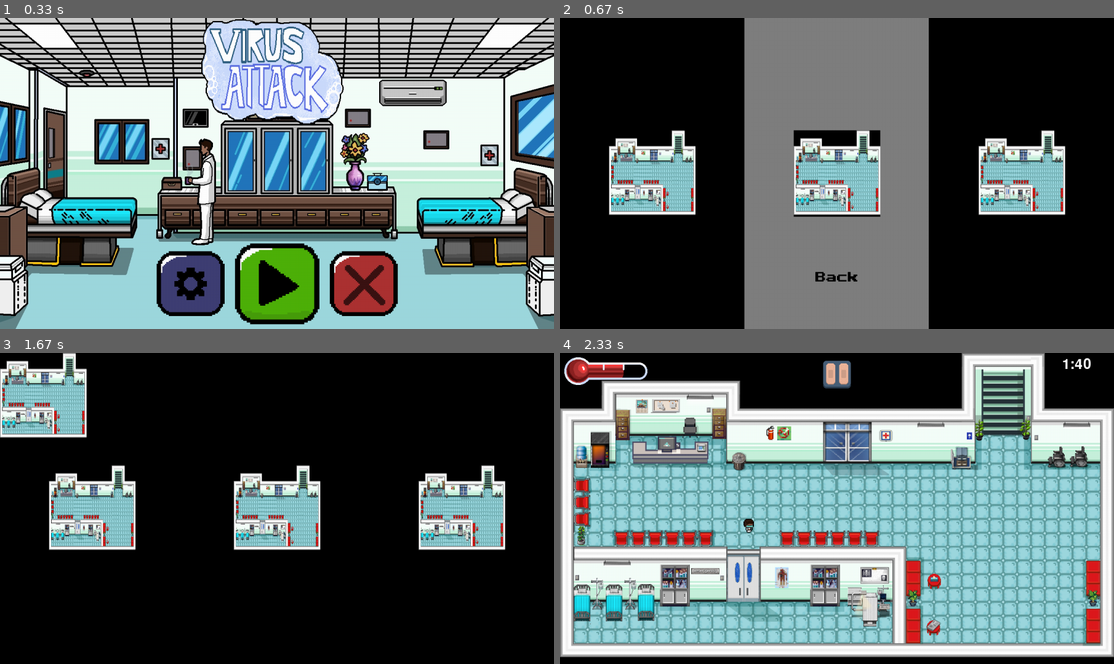
Above: before the commit, frames 1-4 (two rows, left to right).
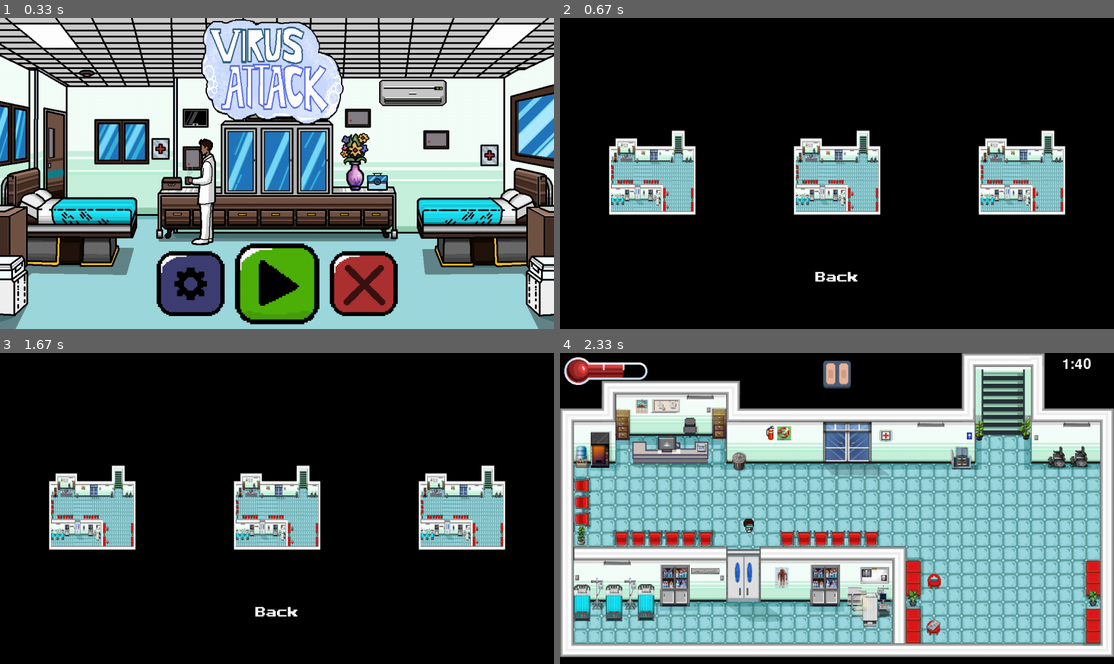
Above: after the commit, the same moments.

Repository: patomax31/Virus-Attack
Game: pygame game, started from main.py
Same seed, same stepped clock (60 frames per second), same inputs: the game is played once before the commit and once after it.
Inputs (mouse positions are in pixels of both pictures, inside the frame that each line leads up to):
- Up to frame 1 (0.33 s): no input
- Up to frame 2 (0.67 s): click (837, 279) at 0.38 s
- Up to frame 3 (1.67 s): click (94, 508) at 0.72 s; tap Esc at 1 s; hold P from 1.33 s (still down); tap Z at 1.4 s
- Up to frame 4 (2.33 s): tap Z at 1.7, 2.23 s; release P at 1.8 s; click (654, 508) at 1.88 s; hold D from 2.17 s (still down)

Frame 1 is identical in both runs. In frame 2, 29% of the frame differs, in the area x 33-67%, y 0-100%; in frame 3, 3.9%; in frame 4, nothing differs.

Commit message:
Refactorizacion

Diff:
--- a/lv_1.py
+++ b/lv_1.py
@@ -70,11 +70,11 @@
         overlay.fill((0, 0, 0))
         overlay.set_alpha(128)
         self.screen.blit(overlay, (0, 0))
+        pygame.display.flip()
 
     def update(self):
         if not self.paused:
             elapsed_time = (pygame.time.get_ticks() - self.start_time) // 1000
-
         else:
             self.start_time = pygame.time.get_ticks() - (elapsed_time * 1000)
         self.time_left = max(0, 100 - elapsed_time)
@@ -90,6 +90,8 @@
                     self.paused = not self.paused
                     if self.paused:
                         self.draw_overlay()
+                    else:
+                        self.redraw_screen()
 
             elif event.type == pygame.KEYDOWN:
                 if not self.paused:
@@ -111,10 +113,6 @@
                     self.paused = not self.paused
                     if self.paused:
                         self.draw_overlay()
-
-                if event.key == pygame.K_p and self.paused:
-                    self.state_manager.set_state("levels")
-                    self.reset_game_state()
 
         keys = pygame.key.get_pressed()
         if not self.paused:
@@ -149,6 +147,10 @@
                         elif event.key == pygame.K_p:
                             self.paused = not self.paused
                             self.reset_game_state()
+
+                            self.screen.fill((0, 0, 0))
+                            pygame.display.flip()
+
                             self.state_manager.set_state("levels")
                 self.clock.tick(60)
                 continue
@@ -163,7 +165,10 @@
         self.timer = tiempo()
         self.start_time = pygame.time.get_ticks()
         self.time_left = 100
+        self.obstacles = []
         self.all_bubbles.empty()
+        self.screen.fill((0, 0, 0))  # Limpiar la pantalla al resetear el estado
+        pygame.display.flip()
 
     def draw(self, screen):
         self.screen.blit(self.background, (0, 0))
--- a/lv_selector.py
+++ b/lv_selector.py
@@ -20,7 +20,7 @@
         self.level1_button = Button(self.level1_image, (213, 360), "", self.get_font(25), "Black", "Green")
         self.level2_button = Button(self.level1_image, (640, 360), "", self.get_font(25), "Black", "Green")
         self.level3_button = Button(self.level1_image, (1067, 360), "", self.get_font(25), "Black", "Green")
-        self.back_button = Button(None, (640, 600), "Back", self.get_font(25), "Black", "Green")
+        self.back_button = Button(None, (640, 600), "Back", self.get_font(25), "White", "Green")
 
         # Estado de selección del nivel
         self.selected_level = None
@@ -47,20 +47,7 @@
                     self.state_manager.set_state("main_menu")
 
     def draw(self, screen):
-        screen.fill((0, 0, 0))
-
-        # Creacion de las columnas
-        column_width = self.screen.get_width() // 3
-        for i in range(3):
-            rect = pygame.Rect(i * column_width, 0, column_width, self.screen.get_height())
-            if self.selected_level == f"level{i+1}":
-                screen.blit(getattr(self, f"level{i+1}_image"), rect.topleft)
-            elif rect.collidepoint(pygame.mouse.get_pos()):
-                dark_surface = pygame.Surface((column_width, self.screen.get_height()))
-                dark_surface.set_alpha(128)
-                dark_surface.fill((255, 255, 255))
-                screen.blit(dark_surface, rect.topleft)
-
+        self.screen.fill((0, 0, 0))
         # Dibujar botones
         self.level1_button.update(screen)
         self.level2_button.update(screen)
